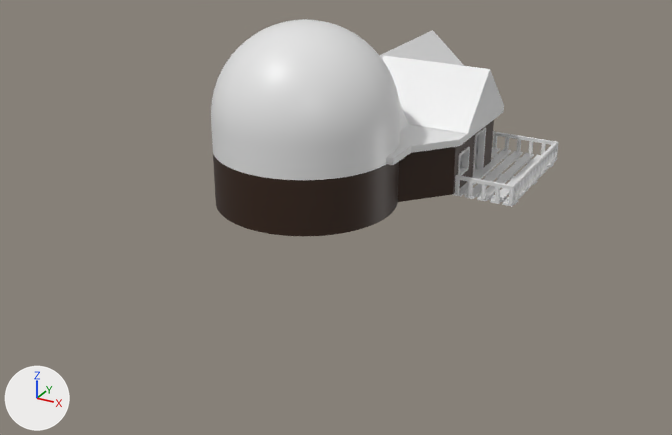
What one commit did to the Blender file world/world.blend.
Camera for both pictures: a camera (50 mm lens) standing at (57.4, -125.3, 44.7) and looking at (-1.4, -18.4, -8.7). Lighting does not change. The marker at lower left points along +X, +Y and +Z.

Before the edit, the objects in view are built like this:
```python
me_cube_012 = bpy.data.meshes.new('Cube.012')
me_cube_012.from_pydata([(-16.5, -5.2, 8.0), (-16.5, 1.7, 14.8), (-16.5, 8.5, 8.0), (-1.2, -5.2, 8.0), (-1.2, 1.7, 14.8), (-1.2, 8.5, 8.0)], [], [(0, 1, 2), (2, 1, 4, 5), (5, 4, 3), (3, 4, 1, 0)])
me_cube_012.materials.append(mat_worldmat)  # its picture is missing
me_cube_037 = bpy.data.meshes.new('Cube.037')
me_cube_037.from_pydata(...)  # a box spanning x -0.6..15.8, y -2.1..-0.9, z 1.6..1.9; a box spanning x -0.6..15.8, y 13.2..14.4, z 1.6..1.9; a box spanning x -0.6..15.8, y 5.8..7.0, z 1.6..1.9
me_cube_037.materials.append(mat_worldmat)  # its picture is missing
me_plane_007 = bpy.data.meshes.new('Plane.007')
me_plane_007.from_pydata(...)  # 315 vertices, 240 faces; spans x -32.9..-5.6, y -17.6..29.6, z 0.0..7.0
me_plane_007.materials.append(mat_woodenwalls)  # picture img_woodenwalls_solid_png
ob_cube_039 = bpy.data.objects.new('Cube.039', me_cube_012)
ob_cube_039.location = (19.1, -14.0, -0.8)
ob_cube_045 = bpy.data.objects.new('Cube.045', me_cube_037)
ob_cube_045.location = (8.8, -16.3, -3.0)
ob_plane_007 = bpy.data.objects.new('Plane.007', me_plane_007)
ob_plane_007.location = (22.5, -24.7, -0.8)
# also in view: 'Cube.041' at (16.9, -10.2, 0.4); 'Cube.040' at (16.5, -10.2, -1.0); 'Sphere.001' at (1.2, -30.7, 14.0); 'Cube.038' at (2.2, -8.9, 10.5); 'Cube.037' at (3.4, -13.1, 6.7)
```
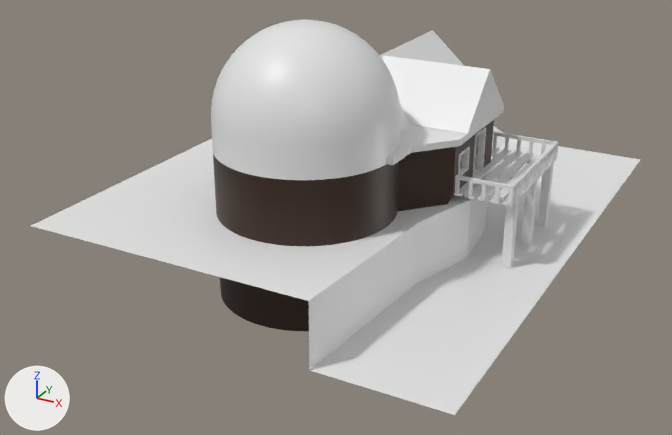
Changed parts and their boxes (x1, y1, x2, y2) in the pictures (672 x 435 px):
'Plane.008', added
    after: (31, 126, 641, 415)
'Plane.007', reshaped
    before: (213, 120, 494, 236)
    after: (213, 120, 494, 331)
'Cube.045', reshaped (121% taller)
    before: (464, 153, 554, 205)
    after: (464, 153, 554, 269)
part 1 of me_plane_007, built on
    after: (216, 170, 481, 331)
part 2 of me_cube_037, added
    after: (501, 166, 553, 269)

What changed in the scene script:
```text
Change me_plane_007:
    used by ob_plane_007; location = (22.5, -24.7, -0.8)
    remove me_plane_007.from_pydata(...)  # 315 vertices, 240 faces; spans x -32.9..-5.6, y -17.6..29.6, z 0.0..7.0
    add me_plane_007.from_pydata(...)  # 378 vertices, 304 faces; spans x -32.9..-5.6, y -17.6..29.6, z -12.7..7.0
    me_plane_007 part 1
    2 vertices are removed from x -27.3, y 9.5..12.9, z 0.0
    2 faces are deleted
    4 vertices are added at (-27.3, 9.5, -0.1), (-27.3, 12.9, -0.1), (-27.3, 9.5, -12.7), (-27.3, 12.9, -12.7)
    55 new vertices lie (0.0, 0.0, -12.7) away from vertices in x -32.9..-9.8, y -17.6..29.6, z 0.0
    6 new vertices lie (-7.8, 0.0, -12.7) away from vertices in x -5.6, y 4.2..18.2, z 0.0
    24 new faces join them
    42 new faces join them, smooth
Change me_cube_037:
    used by ob_cube_045; location = (8.8, -16.3, -3.0)
    remove me_cube_037.from_pydata(...)  # 24 vertices, 18 faces; spans x -0.6..15.8, y -2.1..14.4, z 1.6..1.9
    add me_cube_037.from_pydata(...)  # 60 vertices, 48 faces; spans x -0.6..15.9, y -2.1..14.4, z -8.9..1.9
    me_cube_037 part 2
    18 vertices are added at x 14.7..15.8, y -2.1..14.4, z -8.9..1.6
    12 new vertices lie (1.2, 0.0, 0.0) away from vertices in x 14.7, y -2.1..14.4, z -8.9..1.5
    6 new vertices lie (0.0, -1.0, 0.0) away from vertices in x 14.8..15.8, y -1.0..14.3, z 1.6
    30 new faces join them
Add me_plane_008:
    me_plane_008.from_pydata(...)  # 40 vertices, 27 faces; spans x -16.3..39.9, y -40.5..43.7, z -9.7..-0.1
Add ob_plane_008:
    ob_plane_008 = bpy.data.objects.new('Plane.008', me_plane_008)
    ob_plane_008.location = (-9.3, -11.5, -0.8)
```
